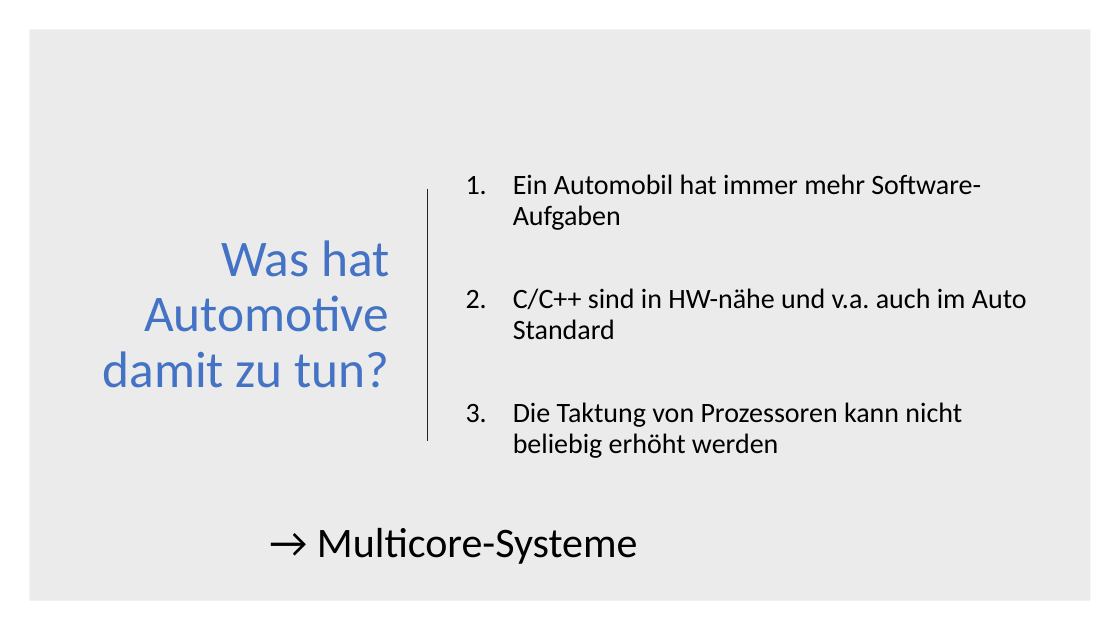
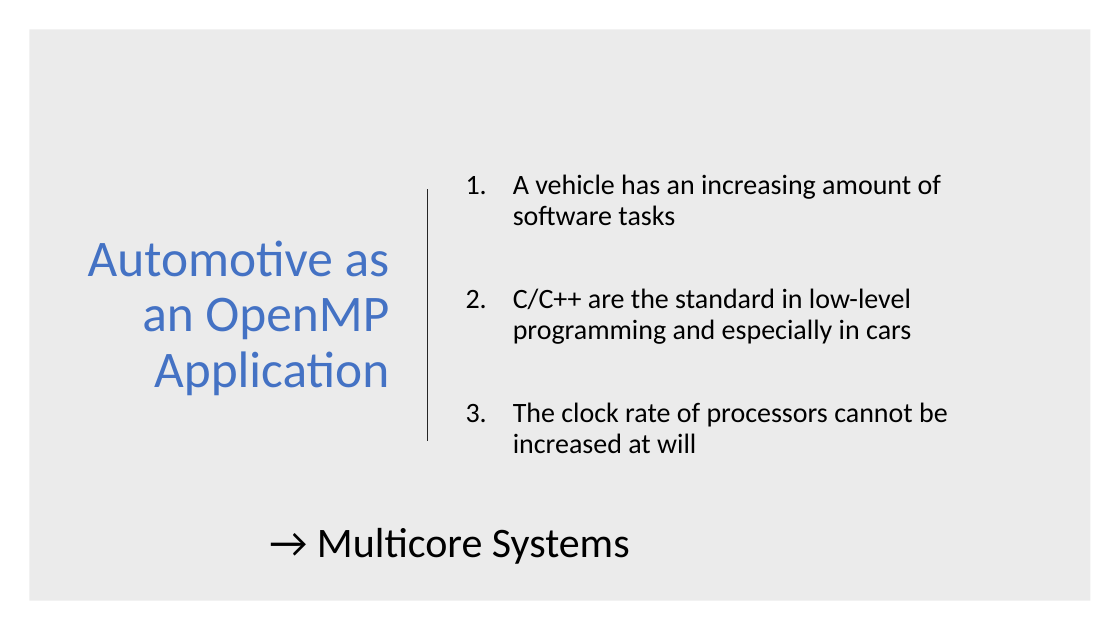
Before and after one commit to dyeske61283/ASE_OpenMP, a slide deck: slide 4 of OpenMP_Folien.pptx. Drawn at 1120x630 pixels with LibreOffice and Linux fonts; fonts in the diff are those of the drawing. Boxes give left, top, right and bottom in pixels: in the first picture for what was removed or moved away, otherwise in the second. Text is boxed around its words. In the diff, an @@ line names an element or a change of style, - is before the commit and + after.

```diff
--- a/OpenMP_Folien.pptx
+++ b/OpenMP_Folien.pptx
@@ text at [513,174,948,454]: text changed @@
-1. Ein Automobil hat immer mehr Software-Aufgaben
-2. C/C++ sind in HW-nähe und v.a. auch im Auto Standard
-3. Die Taktung von Prozessoren kann nicht beliebig erhöht werden
+1. A vehicle has an increasing amount of software tasks
+2. C/C++ are the standard in low-level programming and especially in cars
+3. The clock rate of processors cannot be increased at will
@@ title at [88,240,390,396]: text changed @@
-Was hat Automotive damit zu tun?
+Automotive as an OpenMP Application
@@ text at [317,528,630,564]: text changed @@
-→ Multicore-Systeme
+→ Multicore Systems
```
Also in this commit, not shown: 14 other slides changed, 2 slides added, 1 slide removed, 1 other file.
